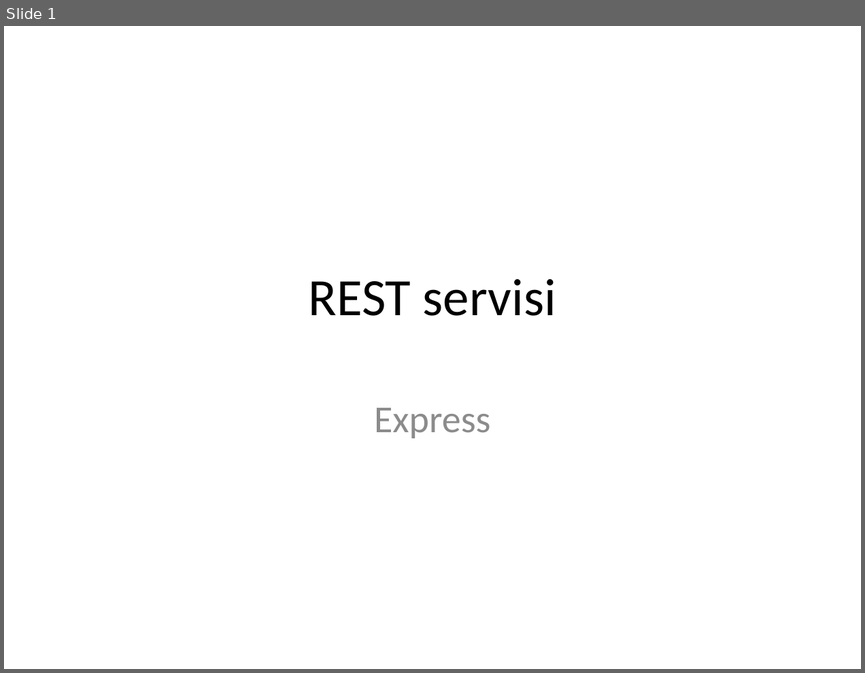
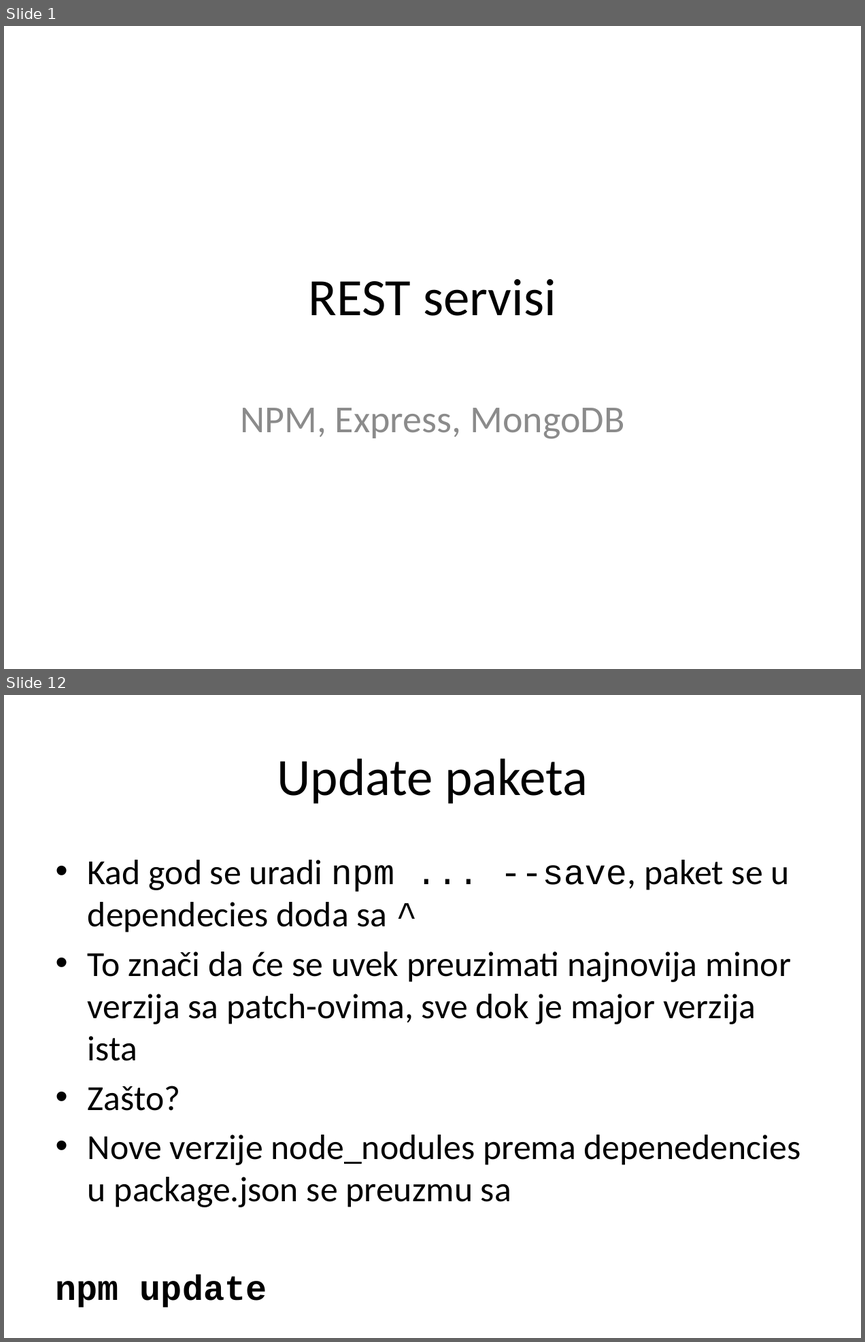
Before and after one commit to XWS2016/BackEnd, a slide deck: 02_REST_servisi/BackEnd_02_REST_servisi.pptx. Shown one above the other, each under a label of ours: slide 1 before the commit, slides 1 and 12 after it; the slides between them are not shown. The pictures are 865x673 and 865x1342 pixels, drawn with LibreOffice and Linux fonts; fonts in the diff are those of the drawing. Boxes give left, top, right and bottom in pixels: in the first picture for what was removed or moved away, otherwise in the second. Text is boxed around its words. In the diff, an @@ line names an element or a change of style, - is before the commit and + after.

```diff
--- a/02_REST_servisi/BackEnd_02_REST_servisi.pptx
+++ b/02_REST_servisi/BackEnd_02_REST_servisi.pptx
@@ slide 12 added at [4,695,861,1338], background #FFFFFF @@
@@ title added at [277,758,587,804], 44 pt, text #000000 @@
+Update paketa
@@ text added at [88,860,801,1207], 29.6 pt, text #000000 @@
+• Kad god se uradi npm ... --save, paket se u dependecies doda sa ^
+• To znači da će se uvek preuzimati najnovija minor verzija sa patch-ovima, sve dok je major verzija ista
+• Zašto?
+• Nove verzije node_nodules prema depenedencies u package.json se preuzmu sa
+npm update
@@ slide 1 changed as well @@
@@ subtitle at [240,407,624,439]: text changed @@
-Express
+NPM, Express, MongoDB
```
Also in this commit, not shown: 25 other slides added, 1 slide removed, 12 other files.
